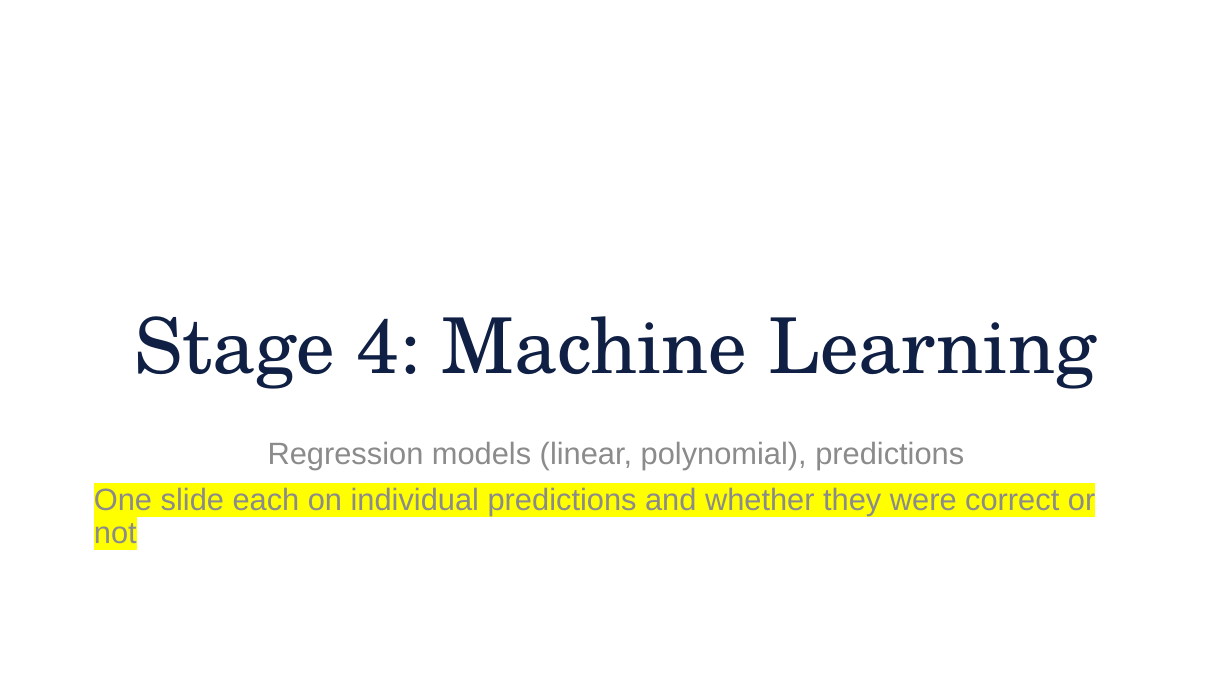
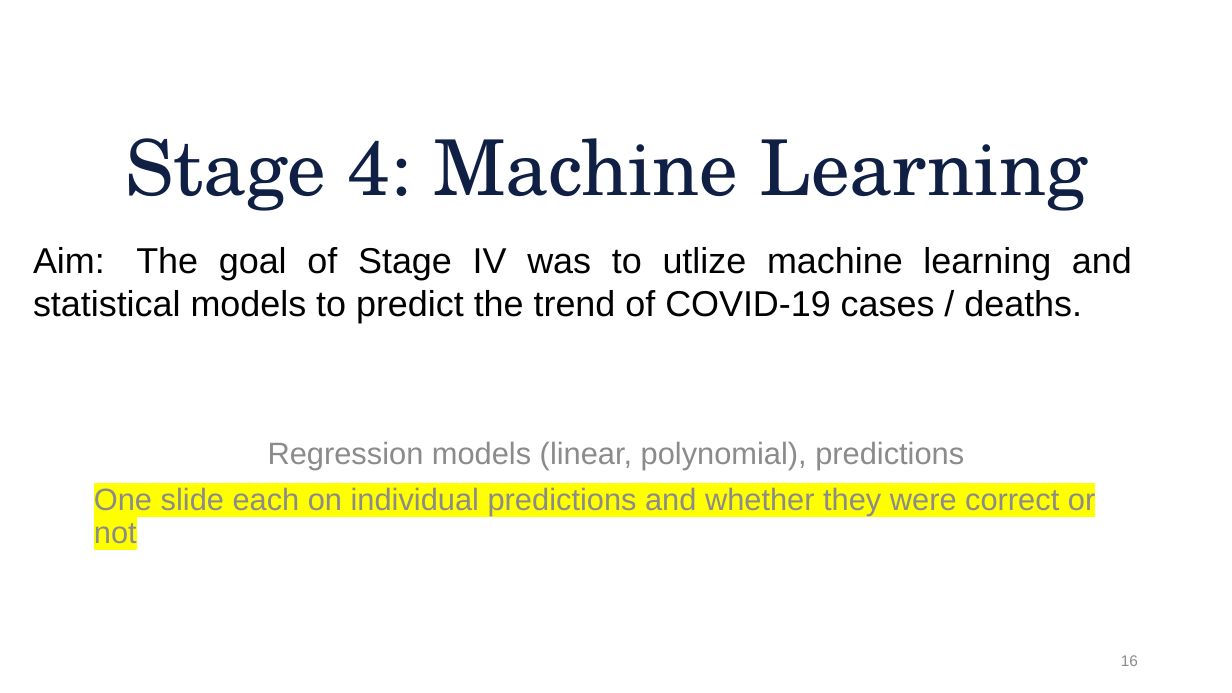
Before and after one commit to aiwayemi/Group-1, a slide deck: slide 16 of ProjPresentation.pptx (slide 6 before the commit). Drawn at 1232x693 pixels with LibreOffice and Linux fonts; fonts in the diff are those of the drawing; background and template pictures are left out. Boxes give left, top, right and bottom in pixels: in the first picture for what was removed or moved away, otherwise in the second. Text is boxed around its words. In the diff, an @@ line names an element or a change of style, - is before the commit and + after.

```diff
--- a/ProjPresentation.pptx
+++ b/ProjPresentation.pptx
@@ title "Stage 4: Machine Learning": place and size @@
-title "Stage 4: Machine Learning" at [134,316,1097,389]
+title "Stage 4: Machine Learning" at [125,138,1088,211]
@@ text added at [33,247,1132,323], 28 pt, text #000000 @@
+Aim: The goal of Stage IV was to utlize machine learning and statistical models to predict the trend of COVID-19 cases / deaths.
@@ page number added at [1121,655,1138,666], 12 pt, text #8C8C8C @@
+16
```
Also in this commit, not shown: 9 other slides changed, 10 slides added.
